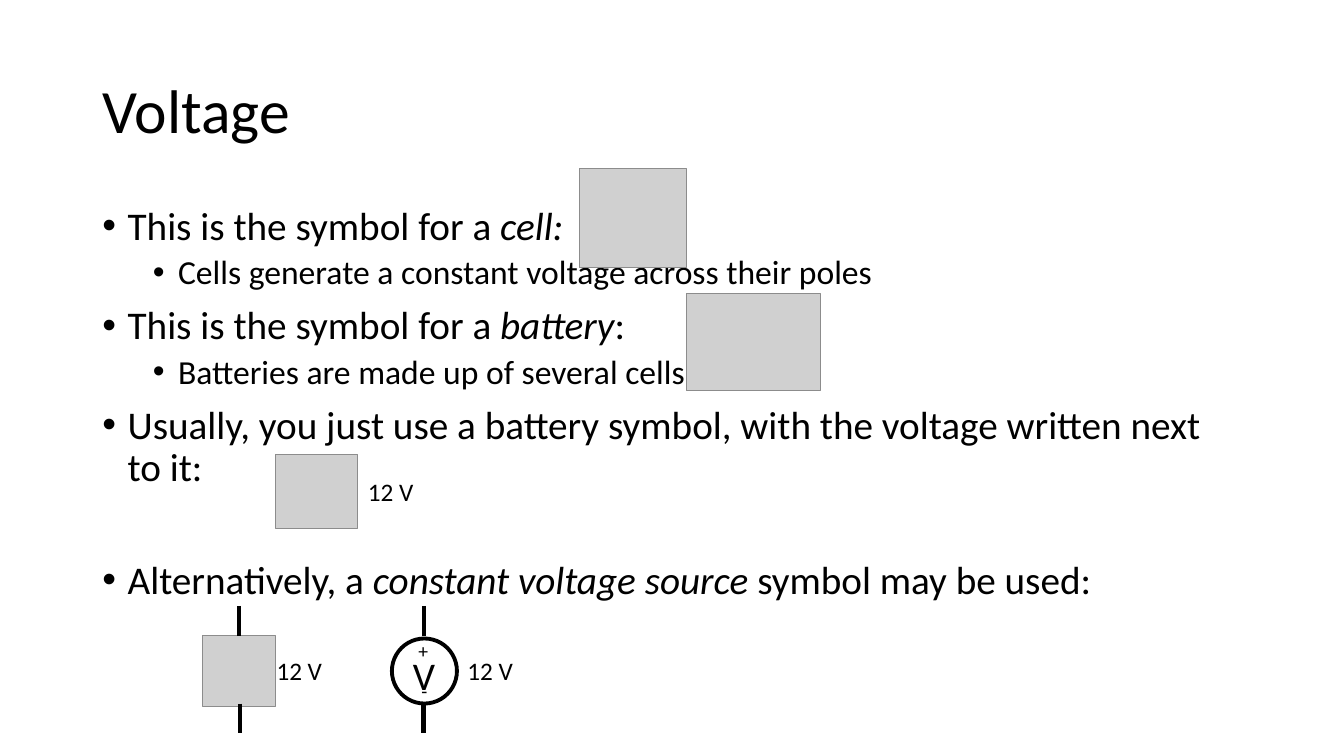
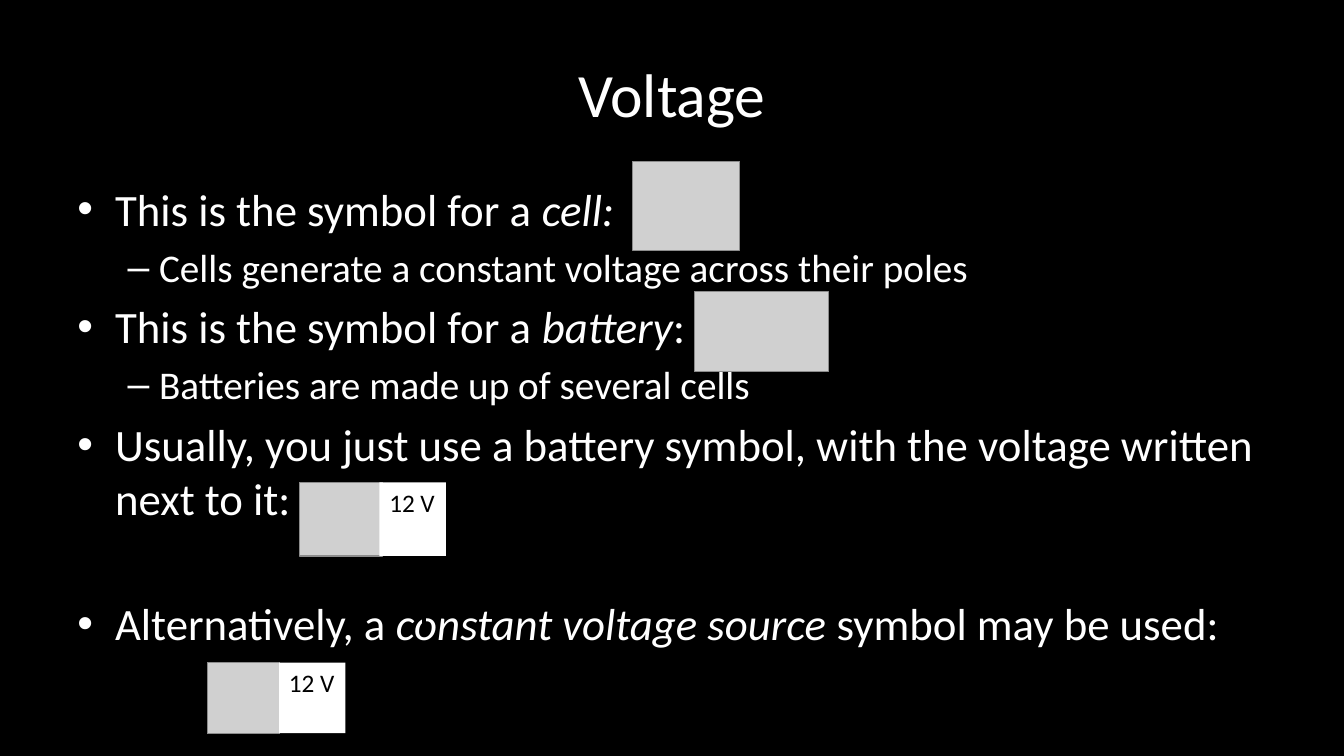
Before and after one commit to carlosgj/FRC-Training, a slide deck: slide 11 of Electronics 101.pptx. Drawn at 1344x756 pixels with LibreOffice and Linux fonts; fonts in the diff are those of the drawing; grey boxes stand for pictures; background and template pictures are left out. Boxes give left, top, right and bottom in pixels: in the first picture for what was removed or moved away, otherwise in the second. Text is boxed around its words. In the diff, an @@ line names an element or a change of style, - is before the commit and + after.

```diff
--- a/Electronics 101.pptx
+++ b/Electronics 101.pptx
@@ background #FFFFFF to #000000 @@
@@ title "Voltage": place and size @@
-title "Voltage" at bbox=[102, 90, 289, 144]
+title "Voltage" at bbox=[578, 74, 765, 128]
@@ title "Voltage" at bbox=[578, 74, 765, 128]: text colour #000000 to #FFFFFF; alignment left to centre; line spacing 0.9 to 1 @@
@@ text "This is the symbol for ...": place and size @@
-text "This is the symbol for ..." at bbox=[128, 212, 1201, 601]
+text "This is the symbol for ..." at bbox=[115, 195, 1253, 648]
@@ text "This is the symbol for ..." at bbox=[115, 195, 1253, 648]: size 28 to 32 pt in "This is the symbol for a cell:", "This is the symbol for a battery:", "Usually, you just use a battery symbol, ...", "Alternatively, a constant voltage source symbol may ..."; text colour #000000 to #FFFFFF; size 24 to 28 pt in "Cells generate a constant voltage across their ...", "Batteries are made up of several cells"; indent changed; line spacing 0.9 to 1; less space between paragraphs; bullet • to – @@
@@ picture: place and size @@
-picture at bbox=[579, 168, 686, 268]
+picture at bbox=[633, 161, 740, 251]
@@ picture: place and size @@
-picture at bbox=[687, 293, 821, 391]
+picture at bbox=[695, 292, 829, 372]
@@ picture: place and size @@
-picture at bbox=[275, 455, 358, 528]
+picture at bbox=[299, 483, 382, 557]
@@ rectangle "12 V" at bbox=[379, 483, 446, 557]: fill none to #FFFFFF @@
@@ rectangle "12 V": place and size @@
-rectangle "12 V" at bbox=[368, 484, 413, 501]
+rectangle "12 V" at bbox=[379, 483, 446, 557]
@@ line removed from (239, 606) to (239, 636) @@
@@ ellipse removed at bbox=[392, 638, 458, 704] @@
@@ text removed at bbox=[408, 633, 439, 667] @@
-+
@@ picture: place and size @@
-picture at bbox=[203, 636, 275, 707]
+picture at bbox=[207, 662, 279, 733]
@@ rectangle "12 V": place and size @@
-rectangle "12 V" at bbox=[277, 663, 322, 680]
+rectangle "12 V" at bbox=[279, 662, 346, 733]
@@ rectangle "12 V" at bbox=[279, 662, 346, 733]: fill none to #FFFFFF @@
@@ text removed at bbox=[411, 675, 440, 709] @@
--
@@ text removed at bbox=[413, 665, 435, 700] @@
-V
@@ text removed at bbox=[467, 663, 513, 680] @@
-12 V
@@ line removed from (240, 704) to (240, 733) @@
```
Also in this commit, not shown: 18 other slides changed, 5 slides added, 1 other file.
